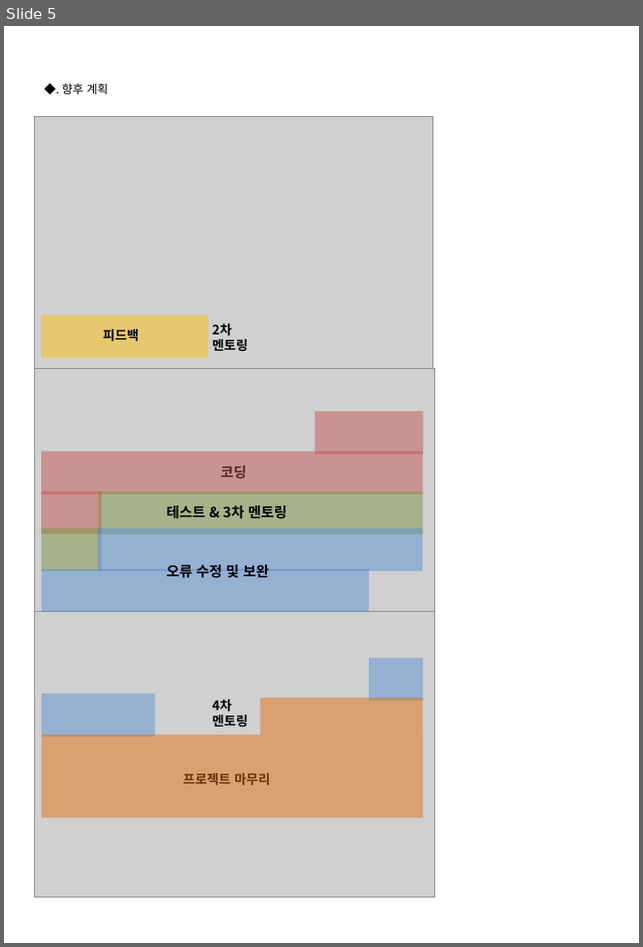
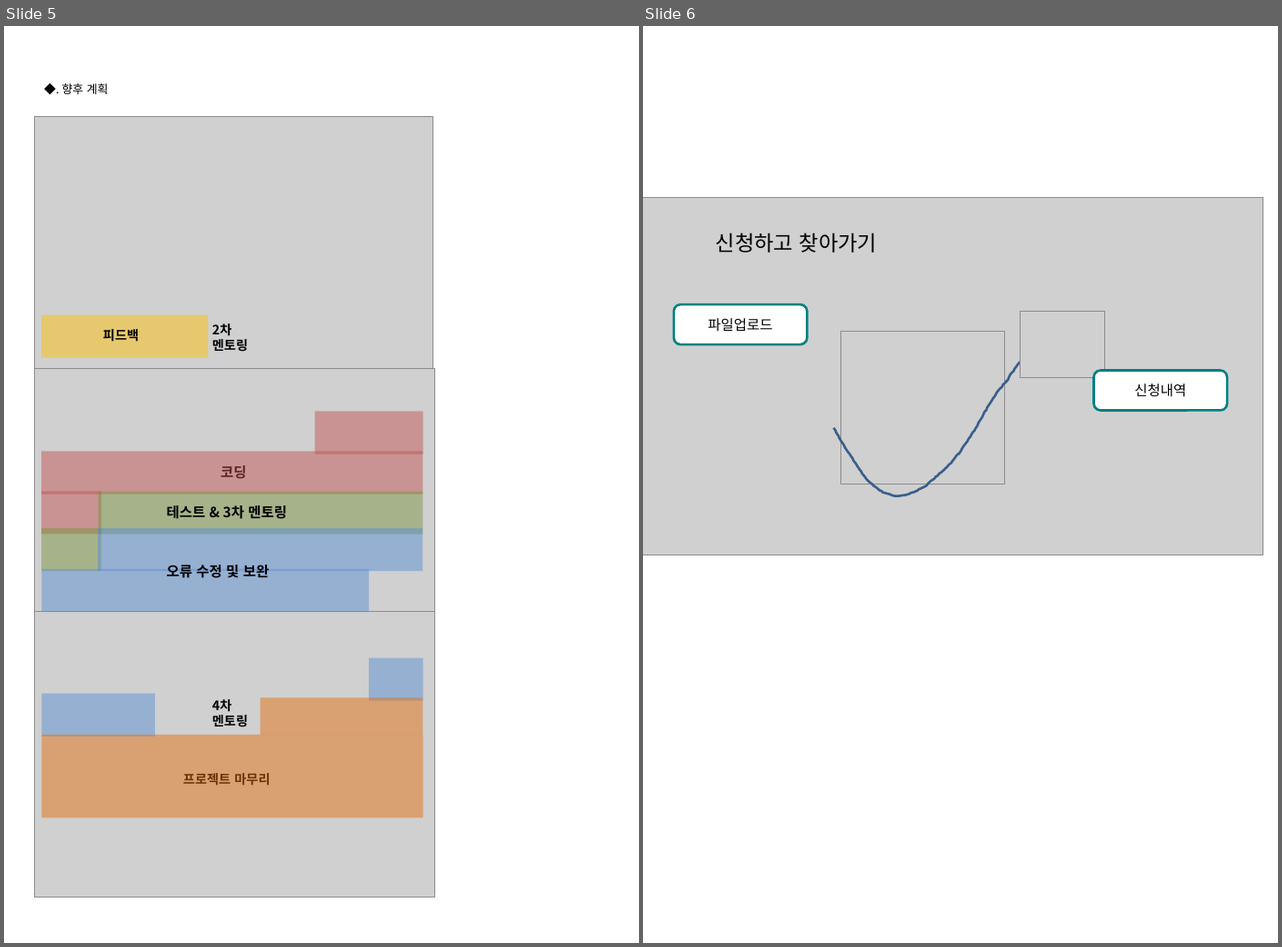
Before and after one commit to changgwon/bbobanew, a slide deck: public/uploads/upload/attachment/22/CCP1 중간보고서.pptx. Shown side by side, each under a label of ours: slide 5 before the commit, slides 5 and 6 after it. The pictures are 643x947 and 1282x947 pixels, drawn with LibreOffice and Linux fonts; fonts in the diff are those of the drawing; grey boxes stand for pictures. Boxes give left, top, right and bottom in pixels: in the first picture for what was removed or moved away, otherwise in the second. Text is boxed around its words. In the diff, an @@ line names an element or a change of style, - is before the commit and + after.

```diff
--- a/public/uploads/upload/attachment/22/CCP1 중간보고서.pptx
+++ b/public/uploads/upload/attachment/22/CCP1 중간보고서.pptx
@@ slide 6 added at <box>643,26,1278,943</box>, background #FFFFFF @@
@@ picture added at <box>643,198,1263,556</box> @@
@@ text added at <box>716,233,878,253</box>, 18 pt, text #000000 @@
+신청하고 찾아가기
@@ rounded rectangle added at <box>674,304,807,344</box>, fill #FFFFFF, outline #008080 2 pt, 12 pt, text #000000 @@
+파일업로드
@@ picture added at <box>1021,312,1104,377</box> @@
@@ freeform shape added at <box>833,344,1142,496</box>, outline #3A5F8C 2 pt @@
@@ picture added at <box>840,331,1004,484</box> @@
@@ rounded rectangle added at <box>1093,371,1226,411</box>, fill #FFFFFF, outline #008080 2 pt, 12 pt, text #000000 @@
+신청내역
```
Also in this commit, not shown: 11 other files.
